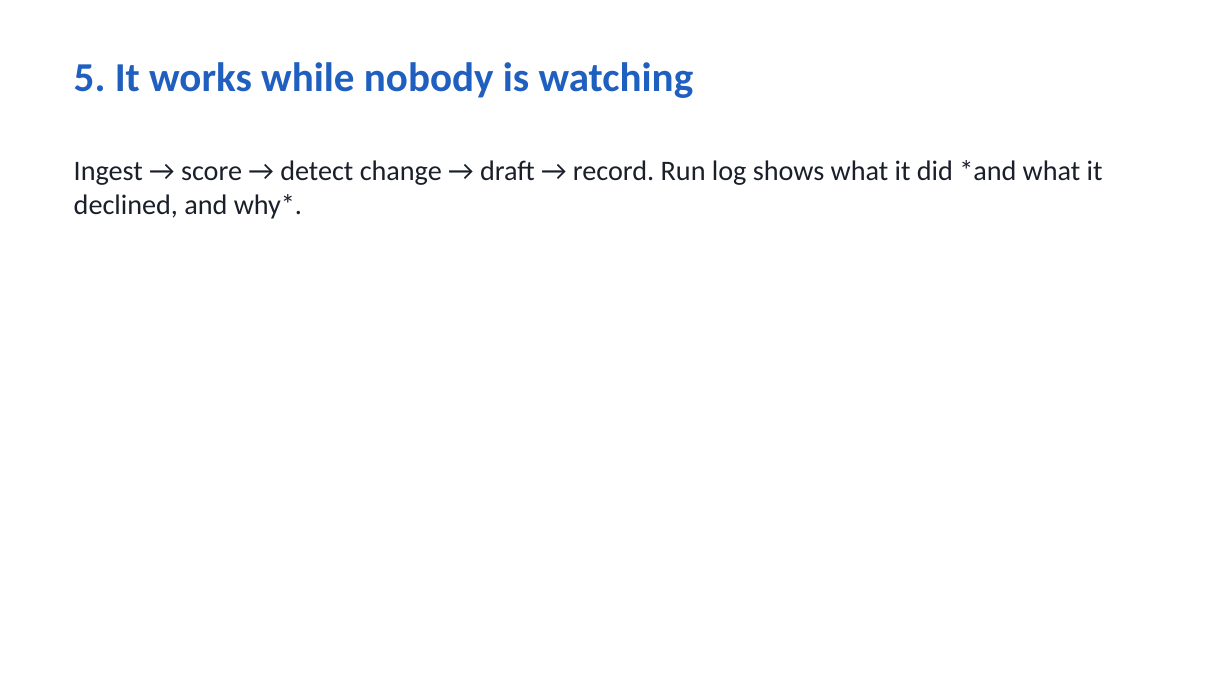
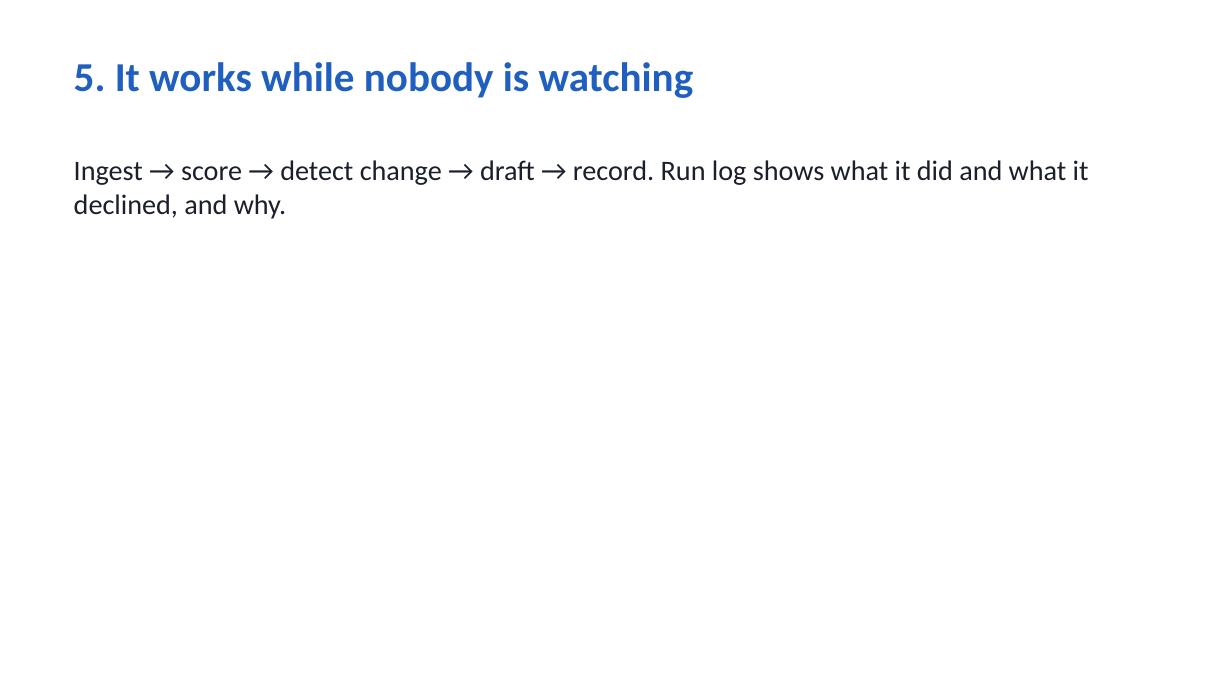
Before and after one commit to akhilpdas/fello-pulse, a slide deck: slide 6 of docs/Pulse_deck.pptx. Drawn at 1232x693 pixels with LibreOffice and Linux fonts; fonts in the diff are those of the drawing. Boxes give left, top, right and bottom in pixels: in the first picture for what was removed or moved away, otherwise in the second. Text is boxed around its words. In the diff, an @@ line names an element or a change of style, - is before the commit and + after.

```diff
--- a/docs/Pulse_deck.pptx
+++ b/docs/Pulse_deck.pptx
@@ text at box(74, 160, 1089, 219): text changed @@
-Ingest → score → detect change → draft → record. Run log shows what it did *and what it declined, and why*.
+Ingest → score → detect change → draft → record. Run log shows what it did and what it declined, and why.
```
Also in this commit, not shown: 2 other slides changed, 1 other file.
